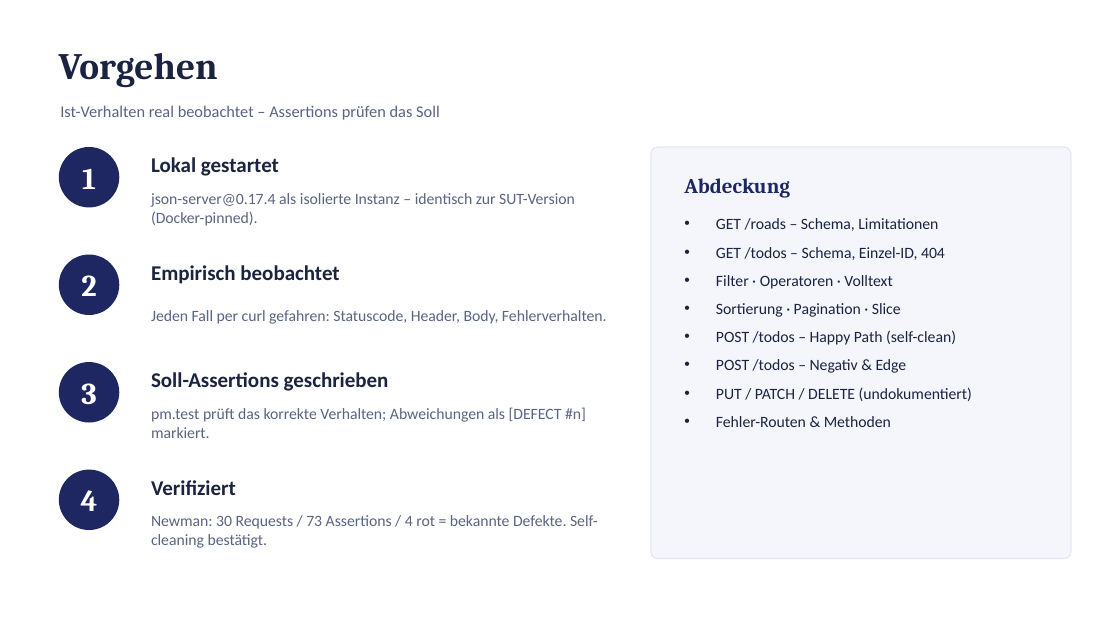
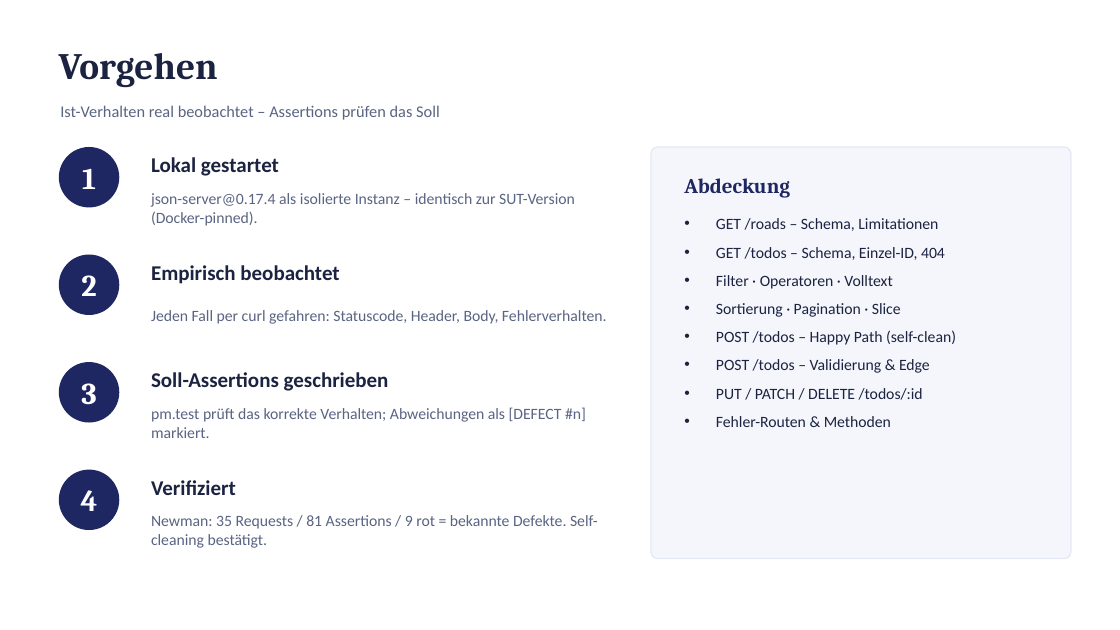
Before and after one commit to emrebaser94/edgital, a slide deck: slide 2 of api-tests/road-overview-api-findings.pptx. Drawn at 1120x630 pixels with LibreOffice and Linux fonts; fonts in the diff are those of the drawing. Boxes give left, top, right and bottom in pixels: in the first picture for what was removed or moved away, otherwise in the second. Text is boxed around its words. In the diff, an @@ line names an element or a change of style, - is before the commit and + after.

Commit message:
API tests: cover more validation gaps and writes to /roads
- collection: [DEFECT #2] empty title, string road_fid and unknown
  road_fid; [DEFECT #7] PUT {} and PATCH with an empty title (all
  self-cleaning); the duplicate-id and PUT tests use roads that exist
- report.html regenerated against the original API: 40 requests,
  81 assertions, 9 red [DEFECT #n]
- findings deck: new finding #7, PUT/PATCH /roads under #1 (manual,
  destructive), "Was funktioniert" names the endpoints
- README: counts, findings and defect tables

```diff
--- a/api-tests/road-overview-api-findings.pptx
+++ b/api-tests/road-overview-api-findings.pptx
@@ text at <box>716,359,930,400</box>: text changed @@
-• POST /todos – Negativ & Edge
-• PUT / PATCH / DELETE (undokumentiert)
+• POST /todos – Validierung & Edge
+• PUT / PATCH / DELETE /todos/:id
@@ text at <box>151,515,598,548</box>: text changed @@
-Newman: 30 Requests / 73 Assertions / 4 rot = bekannte Defekte. Self-cleaning bestätigt.
+Newman: 35 Requests / 81 Assertions / 9 rot = bekannte Defekte. Self-cleaning bestätigt.
```
Also in this commit, not shown: 7 other slides changed, 1 slide added, 3 other files.
